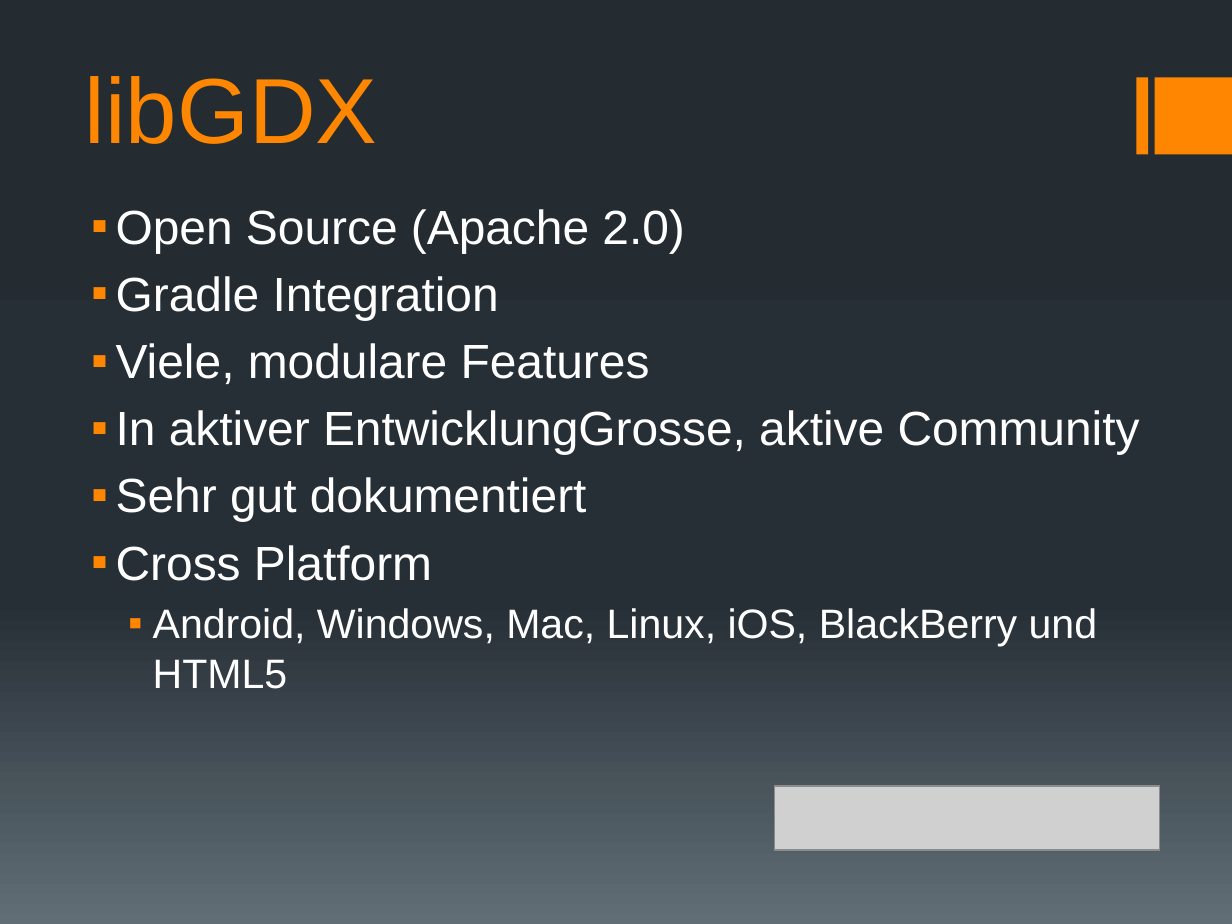
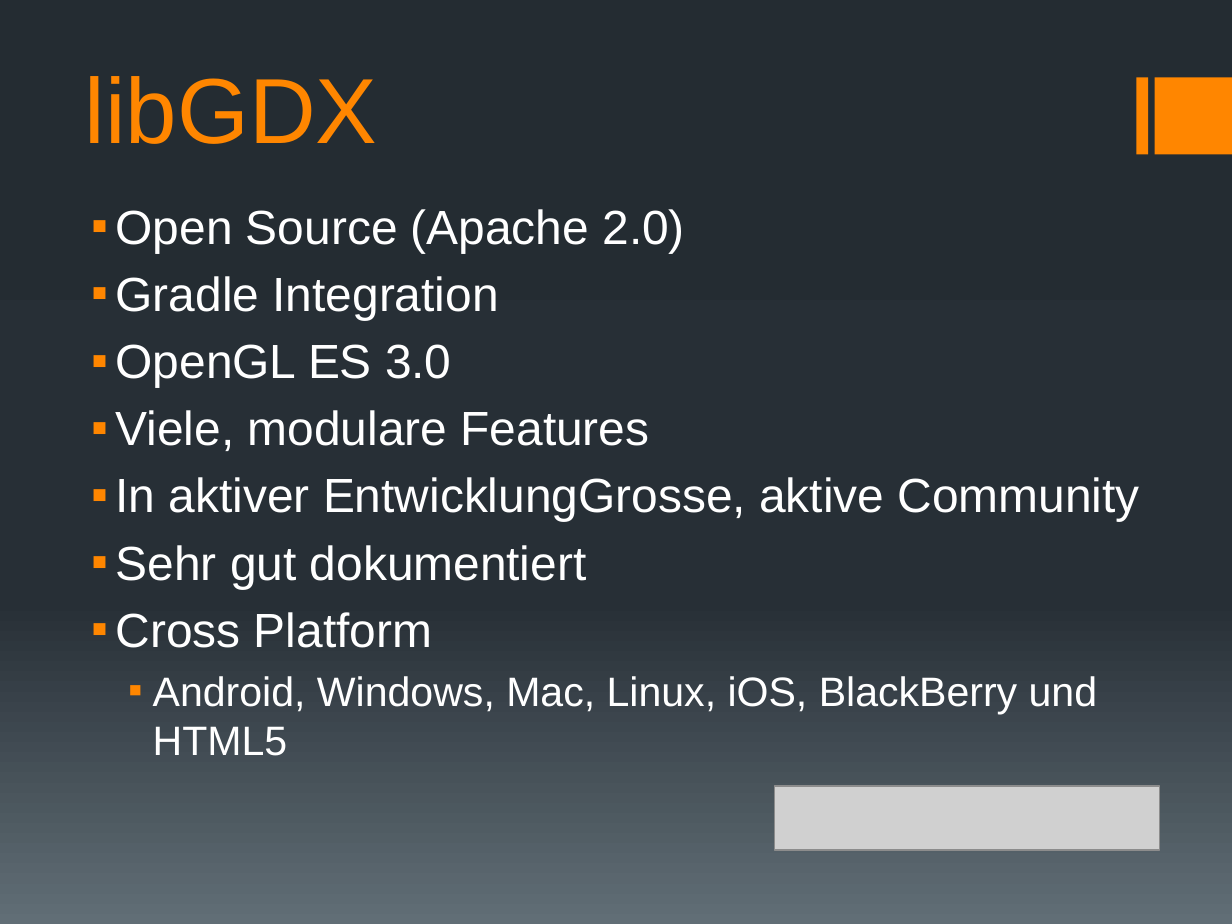
Before and after one commit to docker-apps/Docker, a slide deck: slide 7 of Documents/Analyse/Analyse_Präsentation_v1.pptx. Drawn at 1232x924 pixels with LibreOffice and Linux fonts; fonts in the diff are those of the drawing; grey boxes stand for pictures. Boxes give left, top, right and bottom in pixels: in the first picture for what was removed or moved away, otherwise in the second. Text is boxed around its words. In the diff, an @@ line names an element or a change of style, - is before the commit and + after.

```diff
--- a/Documents/Analyse/Analyse_Präsentation_v1.pptx
+++ b/Documents/Analyse/Analyse_Präsentation_v1.pptx
@@ text at bbox=[116, 344, 452, 387]: paragraph added @@
+▪ OpenGL ES 3.0
```
Also in this commit, not shown: 1 other slide changed, 1 slide added.
